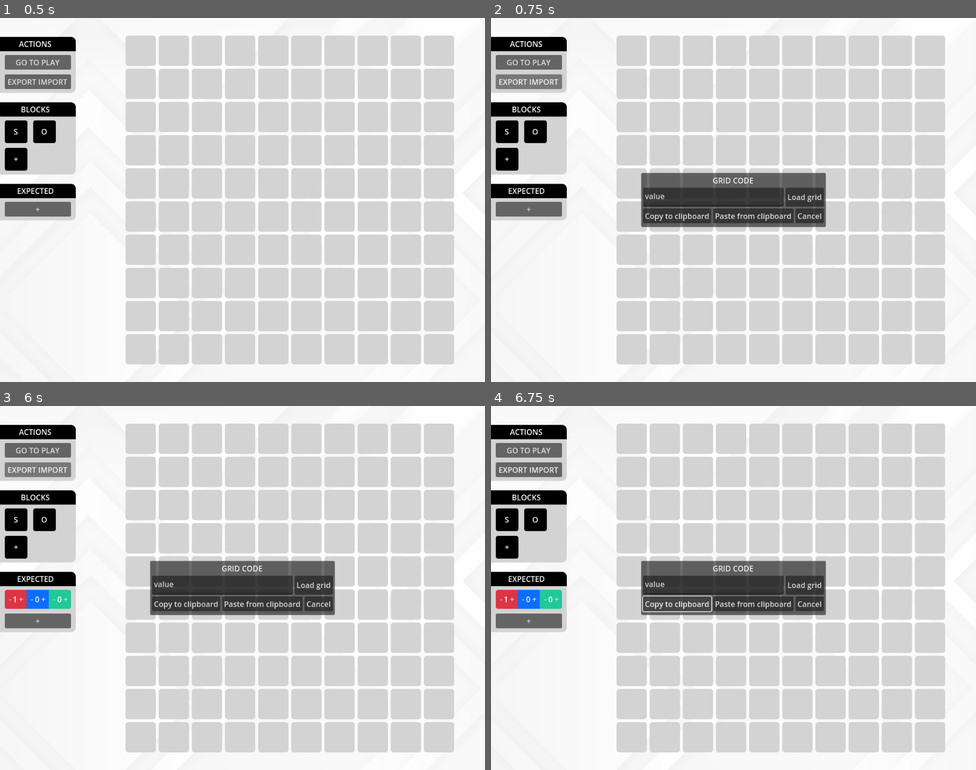
Above: before the commit, frames 1-4 (two rows, left to right).
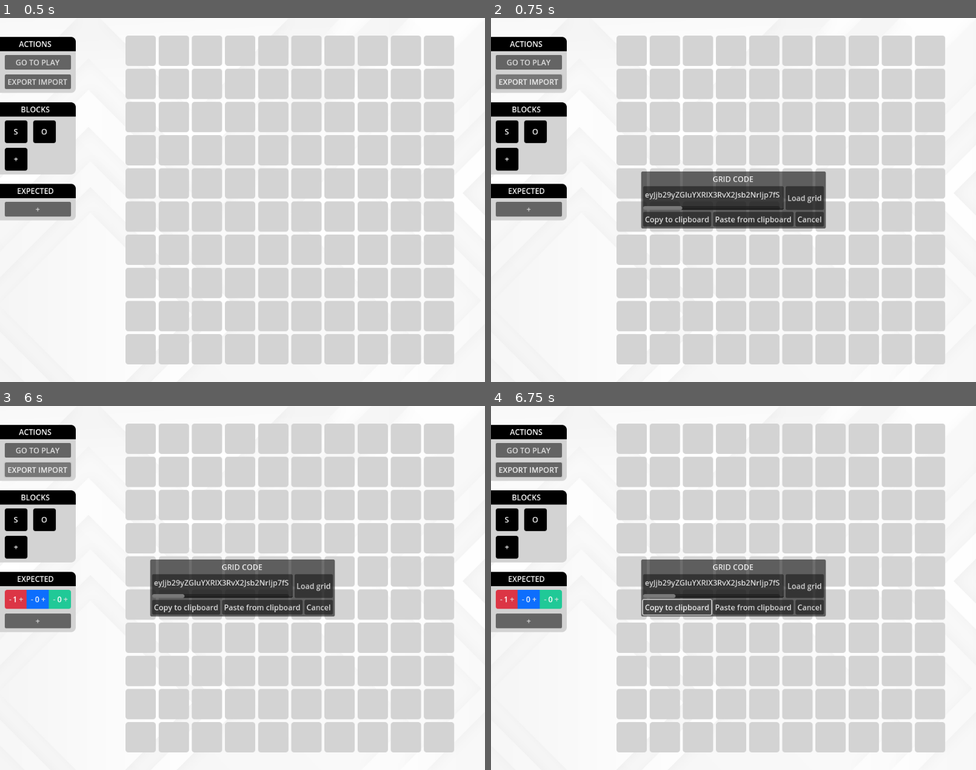
Above: after the commit, the same moments.

Repository: ricoapon/planet-cell
Game: Godot game, scene res://Scenes/Main.tscn
Same seed, same stepped clock (60 frames per second), same inputs: the game is played once before the commit and once after it.
Inputs:
- Up to frame 1 (0.5 s): no input
- Up to frame 2 (0.75 s): click "EXPORT IMPORT" at 0.5 s
- Up to frame 3 (6 s): click "GO TO PLAY" at 1.25 s; click "GO TO PLAY" at 2 s; click "OK" at 2.75 s; click "+" at 3.5 s; click "-" at 4.25 s; click "+" at 5 s; click "EXPORT IMPORT" at 5.75 s
- Up to frame 4 (6.75 s): click "Copy to clipboard" at 6.5 s

Frame 1 is identical in both runs. In frame 2, 2.1% of the frame differs, in the area x 30-70%, y 42-58%; in frame 3, 2.1%; in frame 4, 2.2%.

Commit message:
Add export/import of Grid

Diff:
--- a/Scenes/components/output/OrderedOutputView.gd
+++ b/Scenes/components/output/OrderedOutputView.gd
@@ -7,6 +7,11 @@
 var expected_ordered_output: OrderedOutput
 
 func init(_actual_ordered_output: OrderedOutput, _expected_ordered_output: OrderedOutput):
+	# When we initialise again with new data, we want to override all the data.
+	# We need to remove all children, except for the button.
+	for i in get_children().size() - 1:
+		get_children()[i].queue_free()
+
 	expected_ordered_output = _expected_ordered_output
 	# This happens on the edit screen.
 	if _actual_ordered_output != null:
--- a/Scenes/components/popups/ExportImportPopup.tscn
+++ b/Scenes/components/popups/ExportImportPopup.tscn
@@ -3,7 +3,7 @@
 [ext_resource type="Script" uid="uid://ddv53rdebds82" path="res://scenes/components/popups/ExportImportPopup.gd" id="1_fkuff"]
 
 [node name="ExportImportPopup" type="PopupPanel"]
-size = Vector2i(390, 114)
+size = Vector2i(390, 120)
 visible = true
 script = ExtResource("1_fkuff")
 
@@ -11,7 +11,7 @@
 offset_left = 4.0
 offset_top = 4.0
 offset_right = 386.0
-offset_bottom = 110.0
+offset_bottom = 116.0
 
 [node name="Label" type="Label" parent="VBoxContainer"]
 layout_mode = 2
@@ -23,7 +23,7 @@
 layout_mode = 2
 
 [node name="TextEdit" type="TextEdit" parent="VBoxContainer/HBoxCode"]
-custom_minimum_size = Vector2(0, 40)
+custom_minimum_size = Vector2(0, 50)
 layout_mode = 2
 size_flags_horizontal = 3
 text = "hello"
--- a/Scenes/screens/EditGridScreen.gd
+++ b/Scenes/screens/EditGridScreen.gd
@@ -25,7 +25,13 @@
 func _on_export_button_pressed() -> void:
 	var export_import_popup: ExportImportPopup = ExportImportPopupScene.instantiate()
 	add_child(export_import_popup)
-	export_import_popup.init("value")
-	export_import_popup.load_grid.connect(print)
+	export_import_popup.init(GridCode.convert_to_code(grid))
+	export_import_popup.load_grid.connect(_init_grid_code)
 	export_import_popup.popup_centered()
 	export_import_popup.show()
+
+func _init_grid_code(code: String):
+	var new_grid = GridCode.convert_to_grid(code)
+	# Null means error situation.
+	if new_grid != null:
+		init(new_grid)
--- a/scripts/logic/Coordinate.gd
+++ b/scripts/logic/Coordinate.gd
@@ -16,3 +16,12 @@
 
 func _to_string() -> String:
 	return "Coordinate[%s,%s]" % [x, y]
+
+func to_dict() -> Dictionary:
+	return {
+		"x": x,
+		"y": y
+	}
+
+static func from_dict(data: Dictionary) -> Coordinate:
+	return Coordinate.new(data["x"], data["y"])
--- a/scripts/logic/TestRunner.gd
+++ b/scripts/logic/TestRunner.gd
@@ -4,6 +4,7 @@
 	test_edge_set()
 	test_single_output()
 	test_ordered_output()
+	test_json_enums()
 	get_tree().quit()
 
 func test_edge_set():
@@ -52,3 +53,16 @@
 
 	assert(ordered_output1.fully_contains(matches))
 	assert(not ordered_output1.fully_contains(mismatch))
+
+func test_json_enums():
+	var single_output_before = SingleOutput.new()
+	single_output_before.add_color(SingleOutput.OutputColor.GREEN, 3)
+	var single_output_after = SingleOutput.from_dict(single_output_before.to_dict())
+	assert(single_output_after.times_color_is_present(SingleOutput.OutputColor.GREEN) == 3)
+	assert(single_output_after.times_color_is_present(SingleOutput.OutputColor.RED) == 0)
+
+	var ordered_output_before = OrderedOutput.new()
+	ordered_output_before.next_row()
+	ordered_output_before.add_output_to_current_row(single_output_before)
+	var ordered_output_after = OrderedOutput.from_dict(ordered_output_before.to_dict())
+	assert(ordered_output_after.outputs()[0].equals(single_output_before))
--- a/scripts/logic/blocks/AbstractBlock.gd
+++ b/scripts/logic/blocks/AbstractBlock.gd
@@ -17,3 +17,20 @@
 func type() -> Type:
 	push_error("type() should be implemented in subclass!")
 	return Type.STARTER
+
+func to_dict() -> Dictionary:
+	return {
+		"type" : type()
+	}
+
+static func from_dict(data: Dictionary) -> AbstractBlock:
+	match AbstractBlock.Type.values()[data["type"]]:
+		Type.OUTPUT:
+			return OutputBlock.new(data["color"])
+		Type.SPLIT:
+			return SplitBlock.new()
+		Type.STARTER:
+			return StarterBlock.new()
+		_:
+			push_error("Type not found when converting dictionary to AbstractBlock: ", data["type"])
+			return AbstractBlock.new()
--- a/scripts/logic/blocks/OutputBlock.gd
+++ b/scripts/logic/blocks/OutputBlock.gd
@@ -18,3 +18,8 @@
 
 func type() -> Type:
 	return Type.OUTPUT
+
+func to_dict() -> Dictionary:
+	var dict = super.to_dict()
+	dict["color"] = color
+	return dict
--- a/scripts/logic/edges/Edge.gd
+++ b/scripts/logic/edges/Edge.gd
@@ -39,3 +39,12 @@
 
 func _to_string() -> String:
 	return "Edge[%s]" % [as_string()]
+
+func to_dict() -> Dictionary:
+	return {
+		"from": from.to_dict(),
+		"to": to.to_dict()
+	}
+
+static func from_dict(data: Dictionary) -> Edge:
+	return Edge.new(Coordinate.from_dict(data["from"]), Coordinate.from_dict(data["to"]))
--- /dev/null
+++ b/scripts/logic/grids/GridCode.gd
@@ -0,0 +1,58 @@
+# This functionality could have been part of Grid.gd. However, I want to split
+# up the files to keep it a bit more readable. This works just fine.
+class_name GridCode
+extends RefCounted
+
+static func convert_to_code(grid: Grid) -> String:
+	var coordinate_to_block: Dictionary = {}
+	for coordinate_as_string in grid.coordinates.keys():
+		var coordinate_dict = grid.coordinates[coordinate_as_string].to_dict()
+		var coordinate_dict_as_string = JSON.stringify(coordinate_dict)
+		var block_dict = grid.grid[coordinate_as_string].to_dict()
+		coordinate_to_block[coordinate_dict_as_string] = block_dict
+
+	var edges: Array[Dictionary] = []
+	for edge: Edge in grid.edges.edges.values():
+		edges.append(edge.to_dict())
+
+	var dict = {
+		"width": grid.width,
+		"height": grid.height,
+		"coordinate_to_block": coordinate_to_block,
+		"edges": edges,
+		"expected_output": grid.expected_output.to_dict()
+	}
+
+	return Marshalls.utf8_to_base64(JSON.stringify(dict))
+
+static func convert_to_grid(code: String) -> Grid:
+	var data_as_string: String = Marshalls.base64_to_utf8(code)
+	var json = JSON.new()
+	if json.parse(data_as_string) != OK:
+		push_error("Could not parse string to dictionary")
+		return null
+
+	var data: Dictionary = json.data
+	var grid = Grid.new(int(data["width"]), int(data["height"]))
+
+	# The best way to implement the blocks is to add them one by one.
+	var coordinate_to_block: Dictionary = data["coordinate_to_block"]
+	for coordinate_dict_as_string: String in coordinate_to_block.keys():
+		if json.parse(coordinate_dict_as_string) != OK:
+			push_error("Could not parse coordinate to dicitonary", coordinate_dict_as_string)
+			return null
+		var coordinate_dict = json.data
+		var block_dict = coordinate_to_block[coordinate_dict_as_string]
+		var coordinate: Coordinate = Coordinate.from_dict(coordinate_dict)
+		var block: AbstractBlock = AbstractBlock.from_dict(block_dict)
+		grid.add_block(coordinate, block)
+
+	# The best way for edges is to add them one by one as well.
+	var edges_dict: Array = data["edges"]
+	for edge_dict: Dictionary in edges_dict:
+		var edge = Edge.from_dict(edge_dict)
+		grid.add_edge(edge.from, edge.to)
+
+	grid.set_expected_output(OrderedOutput.from_dict(data["expected_output"]))
+
+	return grid
--- a/scripts/logic/output/OrderedOutput.gd
+++ b/scripts/logic/output/OrderedOutput.gd
@@ -35,3 +35,15 @@
 	for output in _rows:
 		result += output._to_string() + ","
 	return result + "]"
+
+func to_dict() -> Dictionary:
+	return {
+		"rows": _rows.map(func(output: SingleOutput) -> Dictionary: return output.to_dict())
+	}
+
+static func from_dict(data: Dictionary) -> OrderedOutput:
+	var result = OrderedOutput.new()
+	for output_dict in data["rows"]:
+		var actual_row = SingleOutput.from_dict(output_dict)
+		result._rows.append(actual_row)
+	return result
--- a/scripts/logic/output/SingleOutput.gd
+++ b/scripts/logic/output/SingleOutput.gd
@@ -35,3 +35,14 @@
 			continue
 		result += SingleOutput.OutputColor.keys()[color] + ":" + str(_colors[color]) + ","
 	return result + "]"
+
+func to_dict() -> Dictionary:
+	return _colors
+
+static func from_dict(data: Dictionary) -> SingleOutput:
+	var result = SingleOutput.new()
+	# Data is the right dictionary, but the keys are enum values that are integers
+	# stored as strings. Manually adding elements is the easiest way to convert.
+	for key in data.keys():
+		result._colors[OutputColor.values()[int(key)]] = int(data[key])
+	return result
Not shown, added: scripts/logic/grids/GridCode.gd.uid
